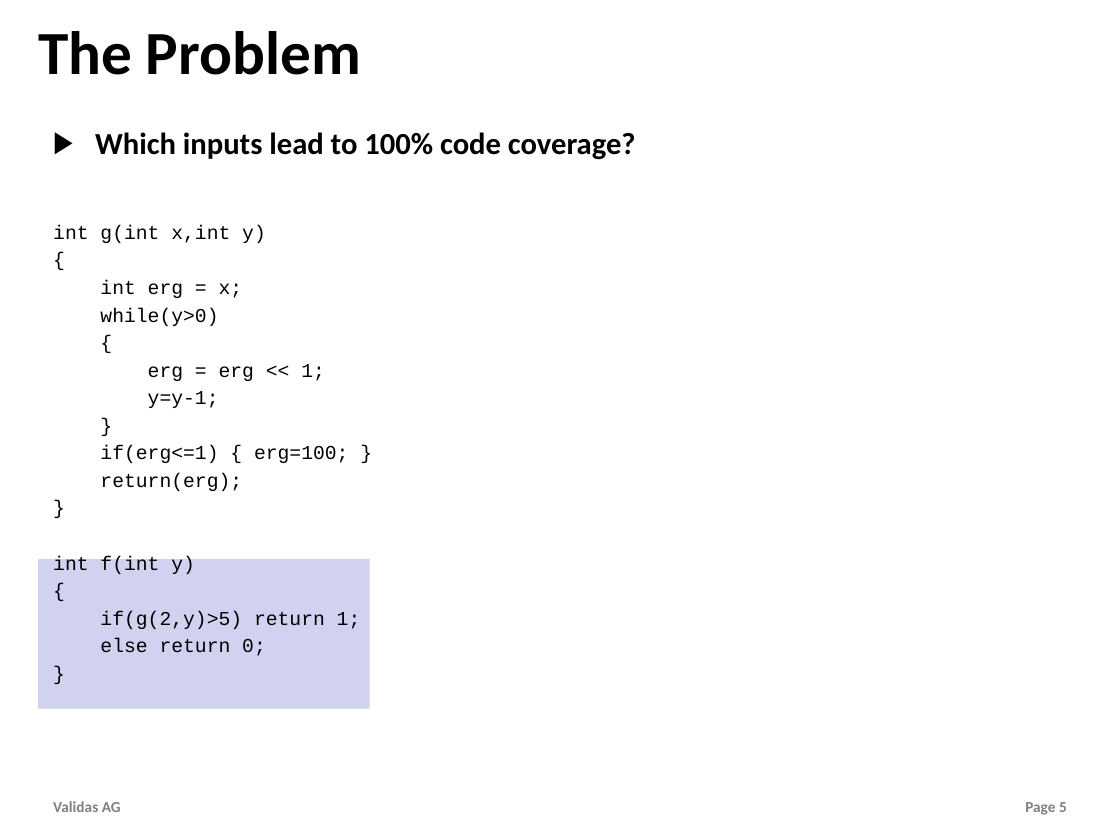
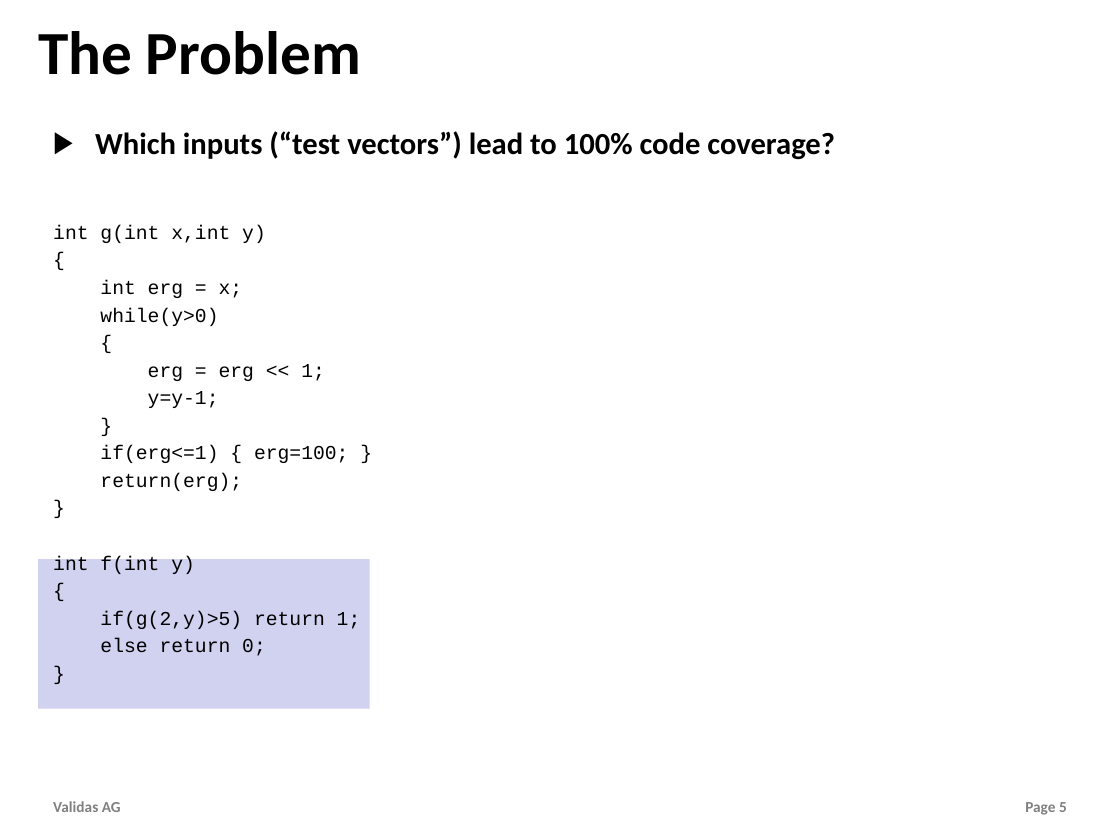
Before and after one commit to theoremprover/tvg, a slide deck: slide 5 of Vortraege/TestVectorGenerator.pptx. Drawn at 1120x840 pixels with LibreOffice and Linux fonts; fonts in the diff are those of the drawing; background and template pictures are left out. Boxes give left, top, right and bottom in pixels: in the first picture for what was removed or moved away, otherwise in the second. Text is boxed around its words. In the diff, an @@ line names an element or a change of style, - is before the commit and + after.

```diff
--- a/Vortraege/TestVectorGenerator.pptx
+++ b/Vortraege/TestVectorGenerator.pptx
@@ text at (x1=95, y1=131, x2=835, y2=160): text changed @@
-▶ Which inputs lead to 100% code coverage?
+▶ Which inputs (“test vectors”) lead to 100% code coverage?
```
Also in this commit, not shown: 4 other slides changed, 1 slide added, 1 other file.
